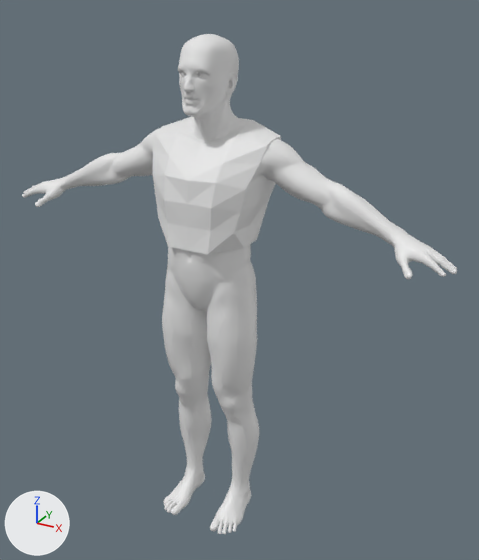
Before and after pictures for a commit that changed the Blender file FinishedFigure.blend.
Camera for both pictures: a 50 mm camera at (1.237, -2.031, 2.109) aimed at (0.086, 0.062, 1.062). Every picture has the same lights, and +X, +Y and +Z are marked at lower left.

Before the edit, the objects in view are built like this:
```python
me_cube = bpy.data.meshes.new('Cube')
me_cube.from_pydata(...)  # 209 vertices, 185 faces; spans x 0.0..0.91, y -1.06..1.06, z -0.54..0.71
me_cube.polygons.foreach_set('use_smooth', [True] * 185)
me_cube_001 = bpy.data.meshes.new('Cube.001')
me_cube_001.from_pydata(...)  # 46 vertices, 38 faces; spans x -0.98..0.0, y -0.71..0.72, z -0.67..1.13
me_cube_009 = bpy.data.meshes.new('Cube.009')
me_cube_009.from_pydata(...)  # 3952 vertices, 3773 faces; spans x 0.0..0.91, y -0.21..0.17, z -0.01..1.97
me_cube_009.polygons.foreach_set('use_smooth', [True] * 3773)
ob_figure = bpy.data.objects.new('Figure', me_cube_009)
ob_figure.location = (0.0, 0.0, 0.0)
_m = ob_figure.modifiers.new('Mirror', 'MIRROR')
_m.use_clip = True
_m = ob_figure.modifiers.new('Subsurf', 'SUBSURF')
_m.levels = 2
ob_helmet = bpy.data.objects.new('Helmet', me_cube)
ob_helmet.location = (0.0, 0.006, 1.898)
ob_helmet.rotation_euler = (-0.393, -0.00151, -0.000396)  # degrees (-23, -0.1, -0)
ob_helmet.scale = (0.14, 0.14, 0.14)
_m = ob_helmet.modifiers.new('Mirror', 'MIRROR')
_m.use_clip = True
_m = ob_helmet.modifiers.new('Solidify', 'SOLIDIFY')
_m.thickness = 0.045
_m.nonmanifold_thickness_mode = 'FIXED'
_m.nonmanifold_merge_threshold = 0.0003
ob_helmet.hide_set(True)  # its collection is switched off
ob_jacket = bpy.data.objects.new('Jacket', me_cube_001)
ob_jacket.location = (0.0, 0.0, 1.409)
ob_jacket.scale = (0.239, 0.239, 0.239)
_m = ob_jacket.modifiers.new('Mirror', 'MIRROR')
_m.use_clip = True
```
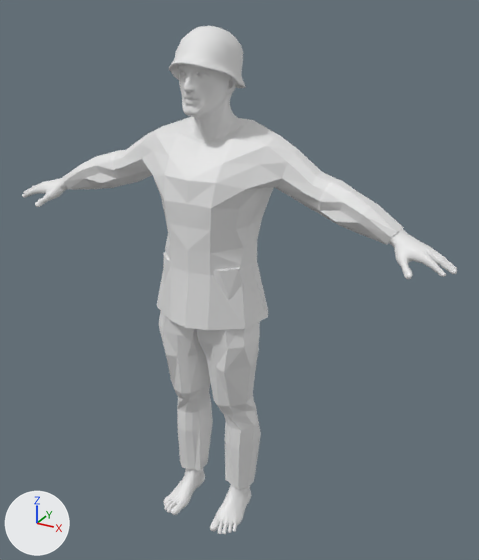
Commit message: Made some clothes.

Where the change shows, as pixel boxes [x1, y1, x2, y2] in the pictures (479 x 560 px):
'Jacket', reshaped (166% wider, 55% taller)
    before: [153, 117, 281, 254]
    after: [62, 117, 404, 330]
'Pants', added
    after: [159, 252, 261, 489]
'Helmet', shown
    after: [169, 26, 246, 88]
part 1 of me_cube_001, built on
    before: [153, 136, 281, 254]
    after: [62, 127, 404, 330]
'Figure', unchanged, covered by the edit
    before: [22, 34, 457, 534]
    after: [22, 64, 457, 534]

What the commit changed:
me_cube_001 is used by ob_jacket; location (0.0, 0.0, 1.409); scale (0.239, 0.239, 0.239).
me_cube_001 had 46 vertices, 38 faces and spanned x -0.98..0.0, y -0.71..0.72, z -0.67..1.13.
me_cube_001 now has 123 vertices, 112 faces and spans x -2.99..0.0, y -0.84..0.72, z -1.92..1.13.
Part 1, on me_cube_001:
3 vertices are removed from x -0.93..0.0, y -0.17..0.2, z -0.67..0.63.
10 faces are deleted.
6 vertices move from x -0.89..-0.35, y -0.71..0.58, z -0.67..0.31 to x -0.89..-0.35, y -0.64..0.57, z -0.67..0.31.
68 vertices are added at x -2.99..0.0, y -0.84..0.67, z -1.92..0.8.
6 new vertices lie (0.0, 0.0, -0.23) away from vertices in x -0.7..0.0, y -0.71..0.37, z -0.67.
6 new vertices lie (0.0, 0.0, -0.13) away from vertices in x -0.71..0.0, y -0.71..0.37, z -0.9.
84 new faces join them.
Mesh me_cube_004 is new.
It has 110 vertices, 103 faces and spans x -1.01..0.0, y -0.84..0.74, z -4.06..1.0.
Object 'Helmet' (ob_helmet) is now shown.
Object 'Pants' (ob_pants) is new; it shows me_cube_004.
Its location is (0.0, 0.0, 0.975).
Its scale is (0.206, 0.206, 0.206).
It gains a MIRROR modifier named 'Mirror'.
